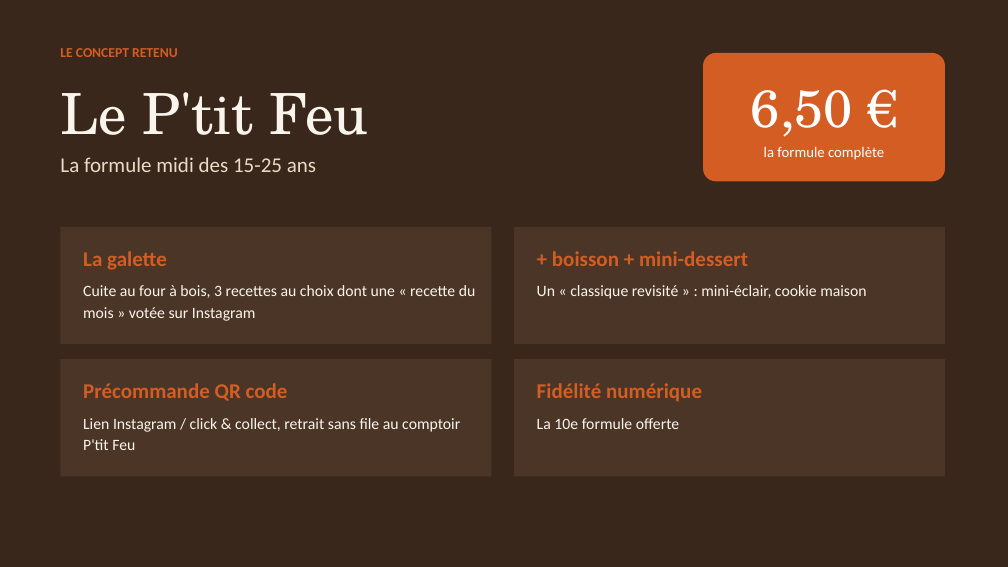
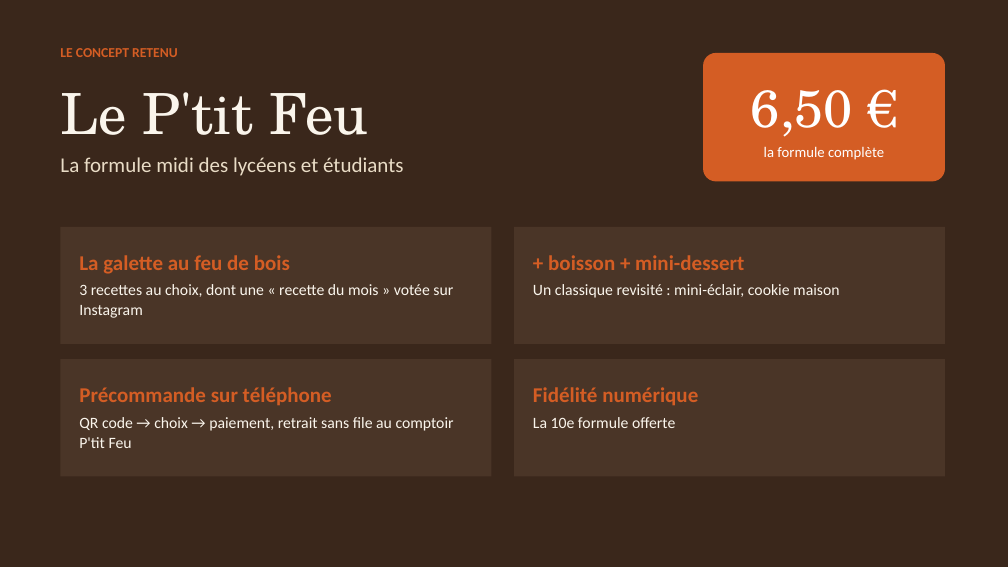
Before and after one commit to matheoguz/Devoir-TC-, a slide deck: slide 11 of design-thinking-petitjean/Le-Ptit-Feu-diapo.pptx (slide 9 before the commit). Drawn at 1008x567 pixels with LibreOffice and Linux fonts; fonts in the diff are those of the drawing. Boxes give left, top, right and bottom in pixels: in the first picture for what was removed or moved away, otherwise in the second. Text is boxed around its words. In the diff, an @@ line names an element or a change of style, - is before the commit and + after.

```diff
--- a/design-thinking-petitjean/Le-Ptit-Feu-diapo.pptx
+++ b/design-thinking-petitjean/Le-Ptit-Feu-diapo.pptx
@@ text at [60, 157, 403, 176]: text changed @@
-La formule midi des 15-25 ans
+La formule midi des lycéens et étudiants
@@ text at [79, 255, 290, 274]: text changed @@
-La galette
+La galette au feu de bois
@@ text "+ boisson + mini-dessert": place and size @@
-text "+ boisson + mini-dessert" at [552, 251, 748, 266]
+text "+ boisson + mini-dessert" at [548, 255, 744, 270]
@@ text at [79, 284, 453, 318]: text changed @@
-Cuite au four à bois, 3 recettes au choix dont une « recette du mois » votée sur Instagram
+3 recettes au choix, dont une « recette du mois » votée sur Instagram
@@ text at [533, 284, 839, 298]: text changed @@
-Un « classique revisité » : mini-éclair, cookie maison
+Un classique revisité : mini-éclair, cookie maison
@@ text at [79, 387, 332, 406]: text changed @@
-Précommande QR code
+Précommande sur téléphone
@@ text "Fidélité numérique": place and size @@
-text "Fidélité numérique" at [537, 383, 702, 402]
+text "Fidélité numérique" at [533, 387, 698, 406]
@@ text at [79, 417, 454, 448]: text changed @@
-Lien Instagram / click & collect, retrait sans file au comptoir P'tit Feu
+QR code → choix → paiement, retrait sans file au comptoir P'tit Feu
@@ text "La 10e formule offerte" at [533, 417, 675, 428]: line spacing 1.15 to 1.05 @@
```
Also in this commit, not shown: 11 other slides changed, 6 slides added, 2 slides removed, 4 other files.
